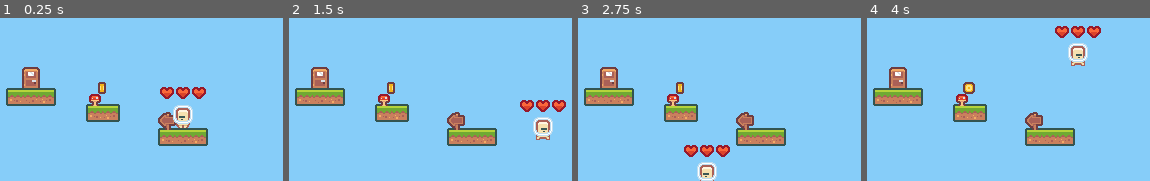
Above: before the commit, frames 1-4 (left to right).
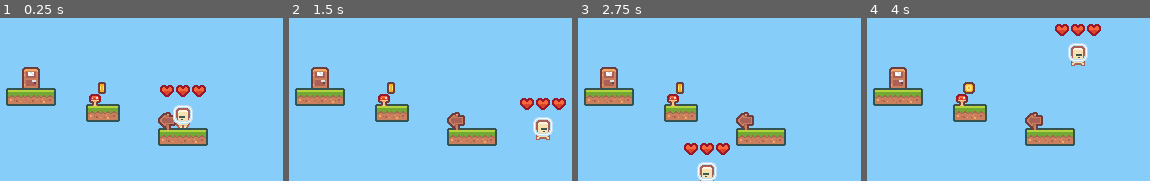
Above: after the commit, the same moments.

Repository: Vex41/JelloPlatformerGH
Game: Godot game, scene res://Scenes/World.tscn
Two runs of this game, one before a commit and one after it. Both use one fixed random seed, a clock stepped at 60 frames per second and the inputs below.
Inputs:
- Up to frame 1 (0.25 s): no input
- Up to frame 2 (1.5 s): tap Enter at 0.5 s; hold D (Right) from 0.53 s (still down); tap Up (Up) at 0.77 s
- Up to frame 3 (2.75 s): tap Up (Up) at 1.52 s; tap R (reset) at 2 s; release D (Right) at 2.03 s; hold A (Left) from 2.03 s (still down)
- Up to frame 4 (4 s): release A (Left) at 2.78 s; hold D (Right) from 2.78 s (still down); tap Up (Up) at 3.02, 3.77 s; tap R (reset) at 3.5 s

The runs differ from the first frame. In frame 1, 0.7% of the frame differs, in the area x 56-73%, y 41-50%; in frame 2, 0.7%; in frame 3, 0.7%; in frame 4, 0.7%.

Commit message:
Added an .exe file
to use the .exe file make sure to download the .pck file too!

Diff:
--- a/Jello platformer/Codes/HealthUI.gd
+++ b/Jello platformer/Codes/HealthUI.gd
@@ -1,9 +1,14 @@
 extends Node2D
 
 var vulnerable = true #makes it so tha you don't lose ALL your health instantly
-var health = 7
+var health = 6
 
-func _on_hit_detection_body_entered(body): #when a hit is detected
+func _on_Timer_timeout(): #makes the player vulnerable to damage
+	vulnerable = true
+	print("vulnerable")
+	print(health)
+
+func _on_Area2D_area_entered(_area):
 	if vulnerable == true:
 		health = health - 1
 		$Timer.start()
@@ -37,8 +42,3 @@
 		$Heart2.set_frame(2)
 		$Heart3.set_frame(2)
 		get_tree().quit()
-
-func _on_Timer_timeout(): #makes the player vulnerable to damage
-	vulnerable = true
-	print("vulnerable")
-	print(health)
--- a/Jello platformer/Scenes/Enemys/Fish.tscn
+++ b/Jello platformer/Scenes/Enemys/Fish.tscn
@@ -57,8 +57,12 @@
 shape = SubResource( 3 )
 
 [node name="Area2D" type="Area2D" parent="."]
+light_mask = 32
+collision_layer = 2
+collision_mask = 2
 
 [node name="CollisionShape2D" type="CollisionShape2D" parent="Area2D"]
+light_mask = 32
 position = Vector2( -0.5, 0.5 )
 shape = SubResource( 4 )
 
--- a/Jello platformer/Scenes/Player.tscn
+++ b/Jello platformer/Scenes/Player.tscn
@@ -129,9 +129,6 @@
 [sub_resource type="RectangleShape2D" id=8]
 extents = Vector2( 10, 12 )
 
-[sub_resource type="RectangleShape2D" id=6]
-extents = Vector2( 11, 12.5 )
-
 [node name="Player" type="KinematicBody2D"]
 script = ExtResource( 1 )
 
@@ -171,20 +168,3 @@
 
 [node name="HealthUI" parent="." instance=ExtResource( 7 )]
 light_mask = 4
-position = Vector2( -25, -32 )
-
-[node name="Timer" type="Timer" parent="HealthUI"]
-wait_time = 2.0
-
-[node name="hit detection" type="Area2D" parent="HealthUI"]
-light_mask = 4
-position = Vector2( 25, 32 )
-
-[node name="CollisionShape2D" type="CollisionShape2D" parent="HealthUI/hit detection"]
-modulate = Color( 0, 0, 0, 1 )
-light_mask = 4
-position = Vector2( 0, -0.5 )
-shape = SubResource( 6 )
-
-[connection signal="timeout" from="HealthUI/Timer" to="HealthUI" method="_on_Timer_timeout"]
-[connection signal="body_entered" from="HealthUI/hit detection" to="HealthUI" method="_on_hit_detection_body_entered"]
--- a/Jello platformer/Scenes/UI/HealthUI.tscn
+++ b/Jello platformer/Scenes/UI/HealthUI.tscn
@@ -1,23 +1,41 @@
-[gd_scene load_steps=3 format=2]
+[gd_scene load_steps=4 format=2]
 
 [ext_resource path="res://Codes/HealthUI.gd" type="Script" id=1]
 [ext_resource path="res://Sprites/UI/Health.png" type="Texture" id=2]
+
+[sub_resource type="RectangleShape2D" id=1]
+extents = Vector2( 11, 11.5 )
 
 [node name="HealthUI" type="Node2D"]
 script = ExtResource( 1 )
 
 [node name="Heart1" type="Sprite" parent="."]
-position = Vector2( 41, 9 )
+position = Vector2( 16, -25 )
 texture = ExtResource( 2 )
 hframes = 3
-frame = 2
 
 [node name="Heart2" type="Sprite" parent="."]
-position = Vector2( 25, 9 )
+position = Vector2( 0, -25 )
 texture = ExtResource( 2 )
 hframes = 3
 
 [node name="Heart3" type="Sprite" parent="."]
-position = Vector2( 9, 9 )
+position = Vector2( -16, -25 )
 texture = ExtResource( 2 )
 hframes = 3
+
+[node name="Timer" type="Timer" parent="."]
+one_shot = true
+
+[node name="Area2D" type="Area2D" parent="."]
+light_mask = 32
+collision_layer = 2
+collision_mask = 2
+
+[node name="CollisionShape2D" type="CollisionShape2D" parent="Area2D"]
+light_mask = 32
+position = Vector2( 0, -1.5 )
+shape = SubResource( 1 )
+
+[connection signal="timeout" from="Timer" to="." method="_on_Timer_timeout"]
+[connection signal="area_entered" from="Area2D" to="." method="_on_Area2D_area_entered"]
--- a/Jello platformer/project.godot
+++ b/Jello platformer/project.godot
@@ -17,7 +17,7 @@
 [autoload]
 
 HealthUi="*res://Codes/HealthUI.gd"
-Player="*res://Scenes/Player.tscn"
+Player="res://Scenes/Player.tscn"
 
 [display]
 
Not shown: 1 places in Jello platformer/Scenes/Player.tscn that only renumber resources
Not shown, added: JP 0.1.exe
Not shown, added: Jello platformerWIN.pck
